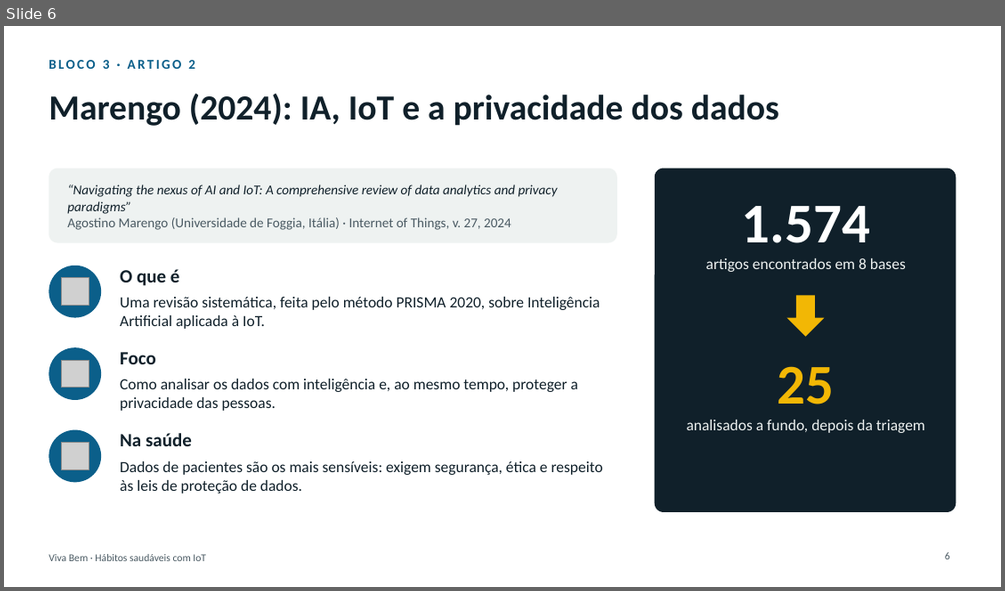
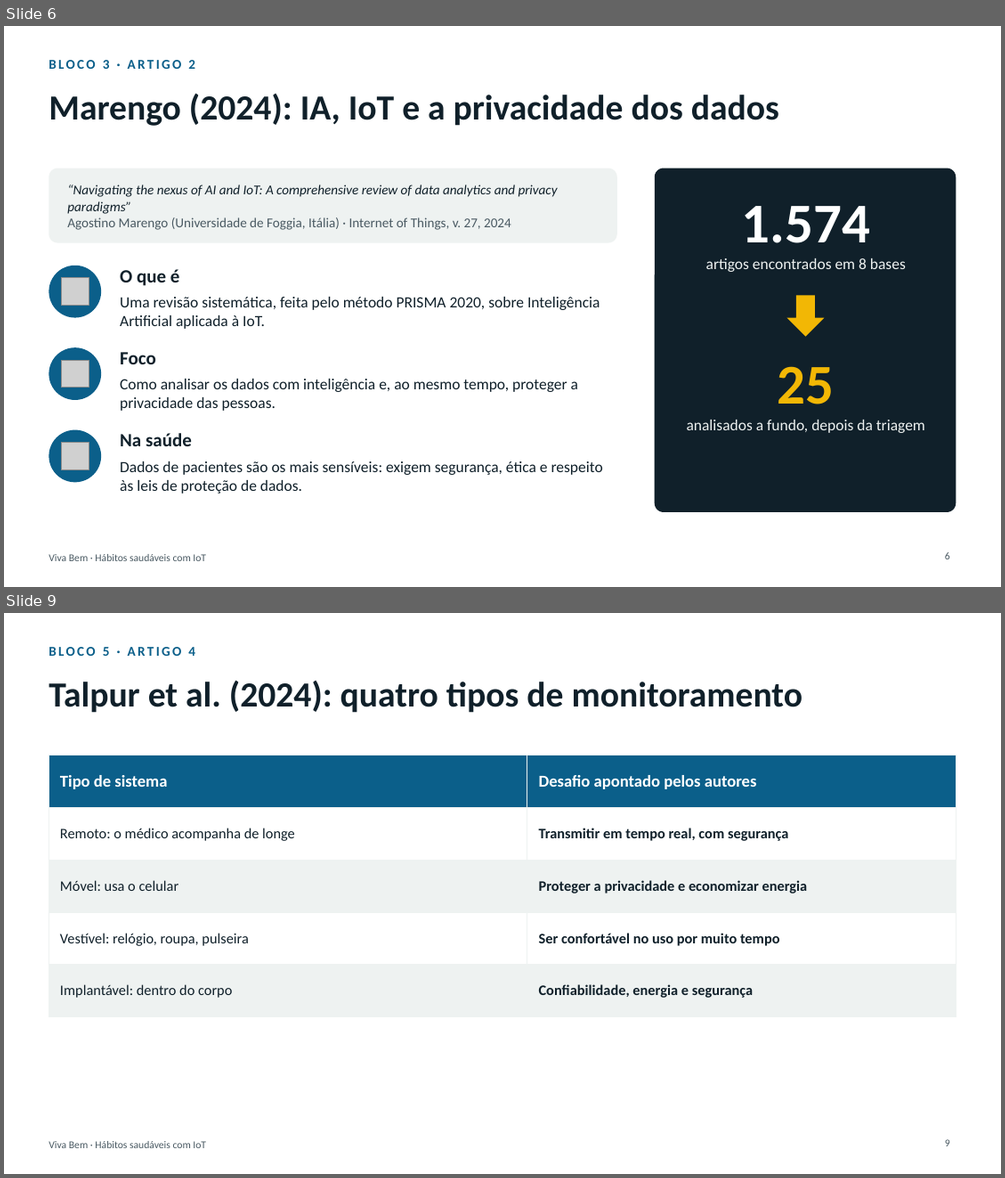
Before and after one commit to sergio-stanley/viva-bem, a slide deck: apresentacao/Viva-Bem-apresentacao.pptx. Shown one above the other, each under a label of ours: slide 6 before the commit, slides 6 and 9 after it; the slides between them are not shown. The pictures are 1005x591 and 1005x1178 pixels, drawn with LibreOffice and Linux fonts; fonts in the diff are those of the drawing; grey boxes stand for pictures. Boxes give left, top, right and bottom in pixels: in the first picture for what was removed or moved away, otherwise in the second. Text is boxed around its words. In the diff, an @@ line names an element or a change of style, - is before the commit and + after.

```diff
--- a/apresentacao/Viva-Bem-apresentacao.pptx
+++ b/apresentacao/Viva-Bem-apresentacao.pptx
@@ slide 9 added at (4,613,1001,1174), background #FFFFFF; not listed: 1 template element that a slide beside it also shows @@
@@ text added at (48,647,195,656), 13 pt, text #0B5F8A, bold @@
+BLOCO 5 · ARTIGO 4
@@ title added at (48,680,803,713), 34 pt, text #10202A, bold @@
+Talpur et al. (2024): quatro tipos de monitoramento
@@ table added at (48,755,956,1001), 5 rows, 2 columns @@
+Tipo de sistema | Desafio apontado pelos autores
+Remoto: o médico acompanha de longe | Transmitir em tempo real, com segurança
+Móvel: usa o celular | Proteger a privacidade e economizar energia
+Vestível: relógio, roupa, pulseira | Ser confortável no uso por muito tempo
+Implantável: dentro do corpo | Confiabilidade, energia e segurança
@@ page number added at (945,1139,950,1146), 10 pt, text #4A5A63 @@
+9
```
Also in this commit, not shown: 8 slides changed, 1 other slide added, 1 other file.
